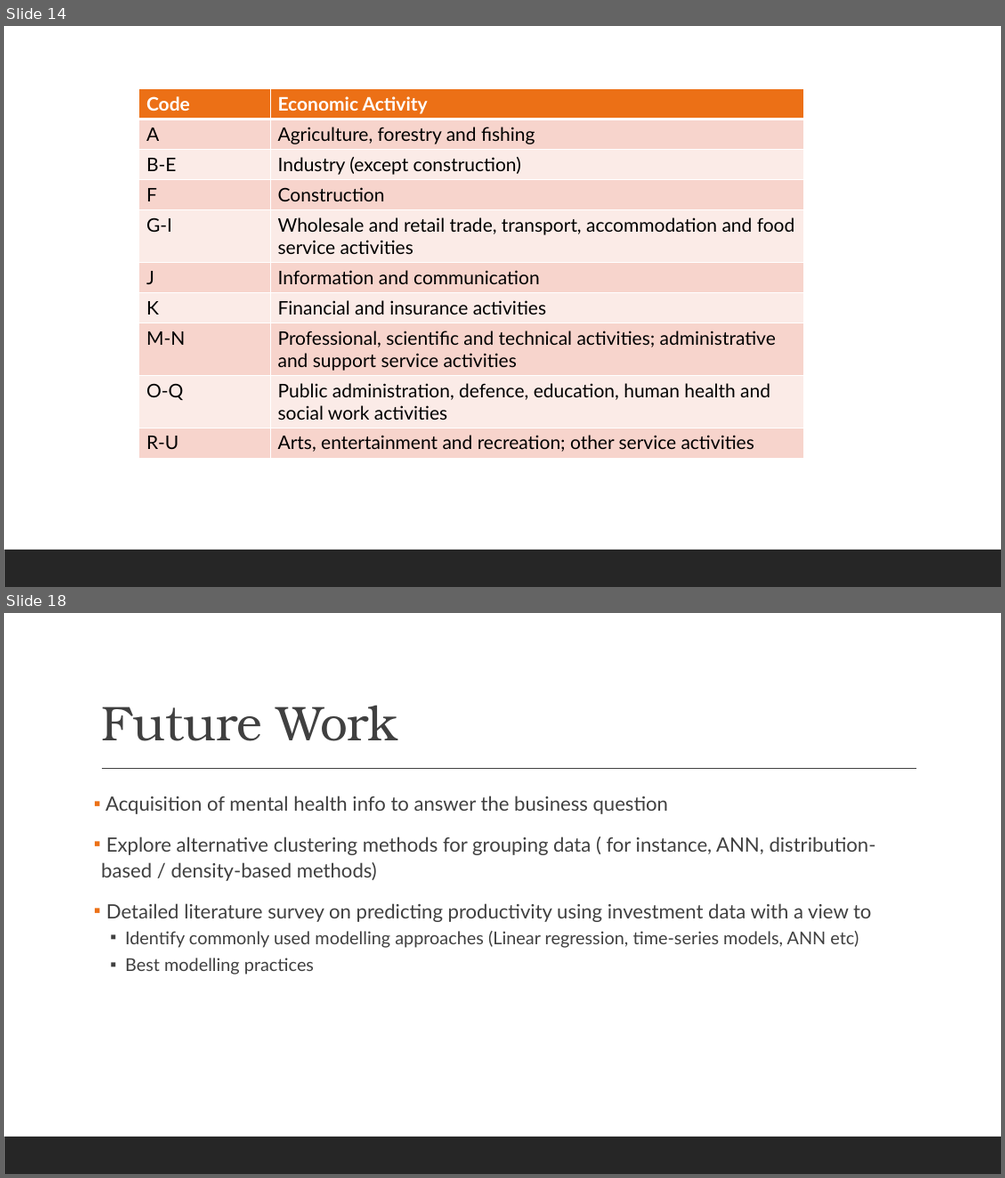
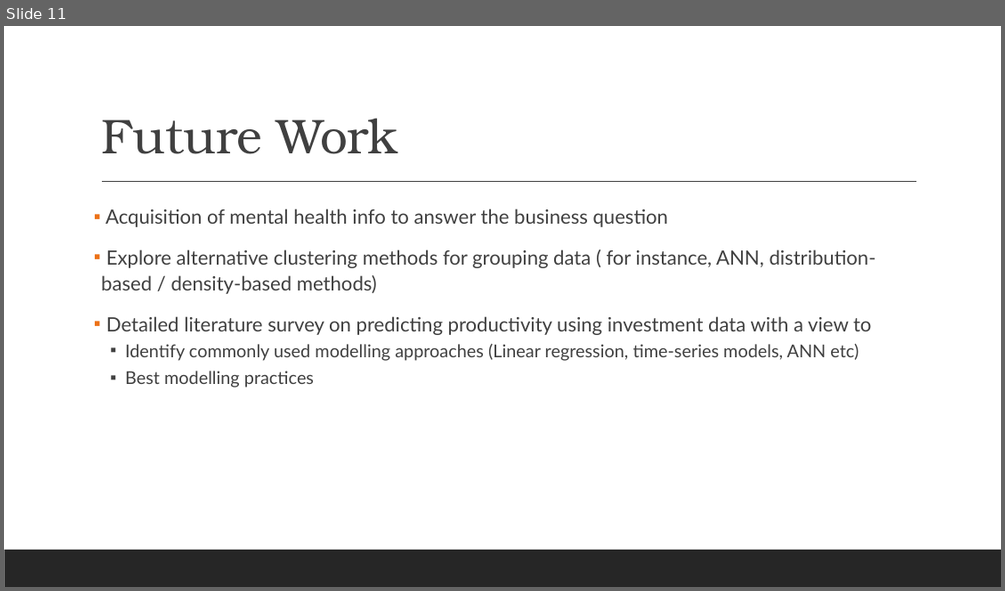
Before and after one commit to JohnHios/final_project, a slide deck: deloitte_investment_project/outputs/Deloitte_Investment_Project_JohnHios.pptx. Shown one above the other, each under a label of ours: slides 14 and 18 before the commit, slide 11 after it; the slides between them are not shown. The pictures are 1005x1178 and 1005x591 pixels, drawn with LibreOffice and Linux fonts; fonts in the diff are those of the drawing. Boxes give left, top, right and bottom in pixels: in the first picture for what was removed or moved away, otherwise in the second. Text is boxed around its words. In the diff, an @@ line names an element or a change of style, - is before the commit and + after.

```diff
--- a/deloitte_investment_project/outputs/Deloitte_Investment_Project_JohnHios.pptx
+++ b/deloitte_investment_project/outputs/Deloitte_Investment_Project_JohnHios.pptx
@@ slide 14 removed at bbox=[4, 26, 1001, 587], background #FFFFFF; not listed: 1 template element that a slide beside it also shows @@
@@ table removed at bbox=[139, 89, 804, 459], 10 rows, 2 columns @@
-Code | Economic Activity
-A | Agriculture, forestry and fishing
-B-E | Industry (except construction)
-F | Construction
-G-I | Wholesale and retail trade, transport, accommodation and food service activities
-J | Information and communication
-K | Financial and insurance activities
-M-N | Professional, scientific and technical activities; administrative and support service activities
-O-Q | Public administration, defence, education, human health and social work activities
-R-U | Arts, entertainment and recreation; other service activities
@@ what was slide 18 is now slide 11 @@
```
Also in this commit, not shown: 7 slides changed, 2 slides added, 8 other slides removed.
